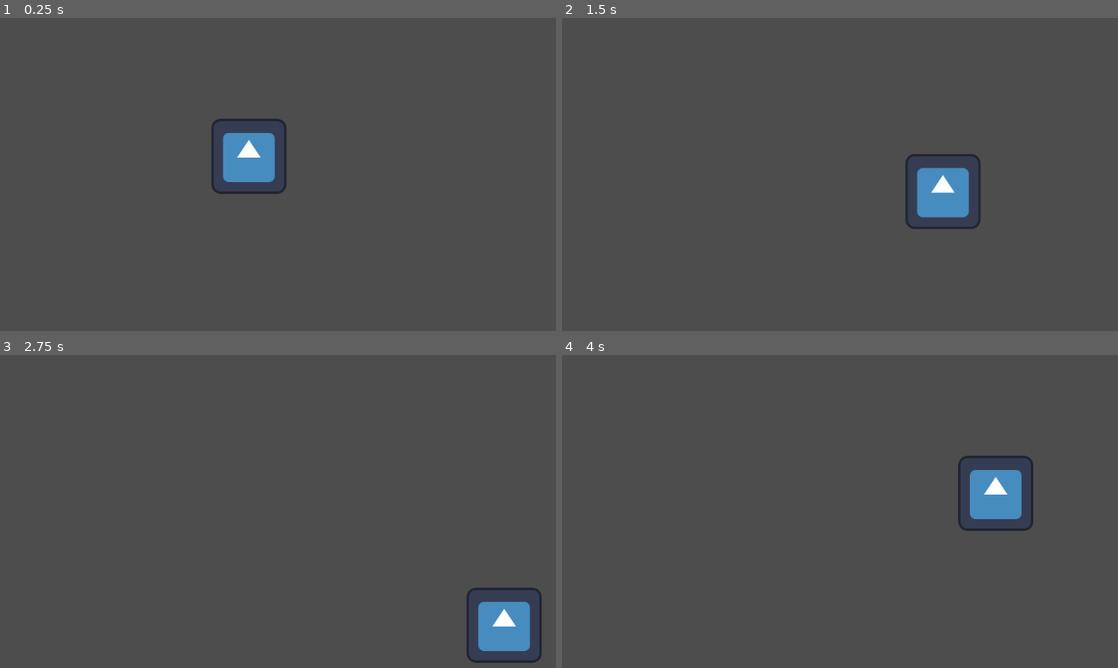
Above: before the commit, frames 1-4 (two rows, left to right).
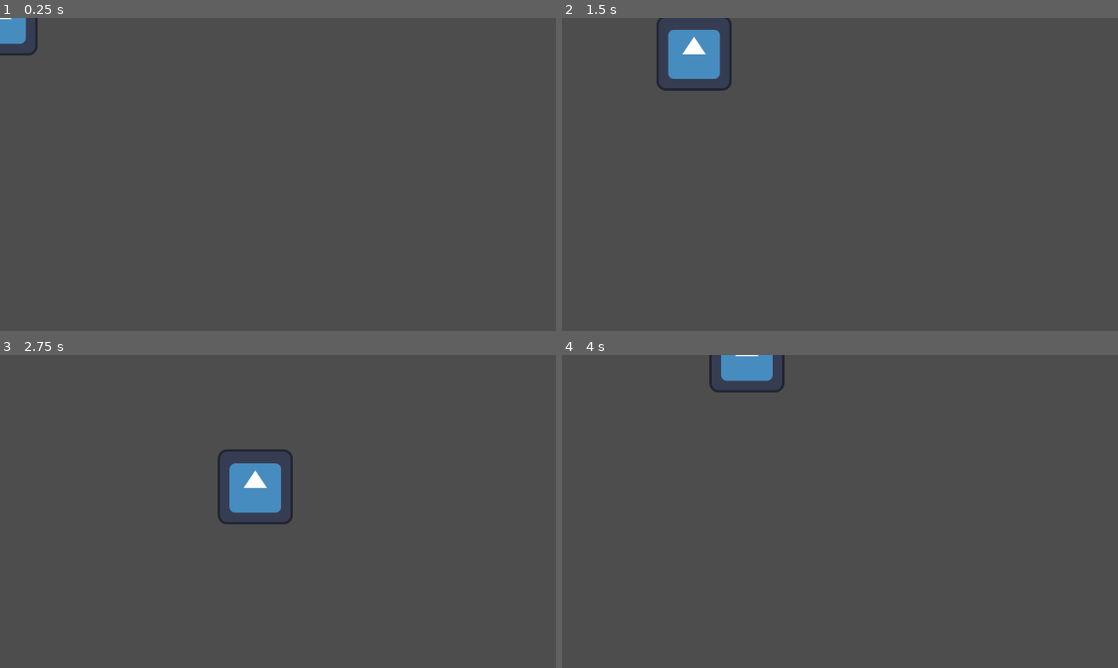
Above: after the commit, the same moments.

Repository: FBFP-Games/Prototype
Game: Godot game, scene res://scenes/test.tscn
Same seed, same stepped clock (60 frames per second), same inputs: the game is played once before the commit and once after it. The engine's default icon, where the game draws it, is replaced by a stand-in: a white triangle on a blue panel in a dark square.
Inputs:
- Up to frame 1 (0.25 s): no input
- Up to frame 2 (1.5 s): tap Enter at 0.5 s; hold Right (ui_right) 0.53-1.28 s; hold Down (ui_down) from 1.28 s (still down)
- Up to frame 3 (2.75 s): release Down (ui_down) at 2.03 s; hold Right (ui_right) from 2.03 s (still down)
- Up to frame 4 (4 s): release Right (ui_right) at 2.78 s; hold Up (ui_up) 2.78-3.53 s; hold Left (ui_left) from 3.53 s (still down)

The runs differ from the first frame. In frame 1, 2.4% of the frame differs, in the area x 0-52%, y 0-57%; in frame 2, 3.7%; in frame 3, 3.8%, in the area x 39-98%, y 30-99%; in frame 4, 2.8%.

Commit message:
Revert "Update test.tscn"
This reverts commit 0f0acaaa0e643c57de71435dbb69fe8503c74fcc.

Diff:
--- a/scenes/test.tscn
+++ b/scenes/test.tscn
@@ -9,7 +9,6 @@
 [node name="Node2D" type="Node2D"]
 
 [node name="player" type="CharacterBody2D" parent="."]
-position = Vector2(424, 236)
 script = ExtResource("1_a5er5")
 
 [node name="Sprite2D" type="Sprite2D" parent="player"]
